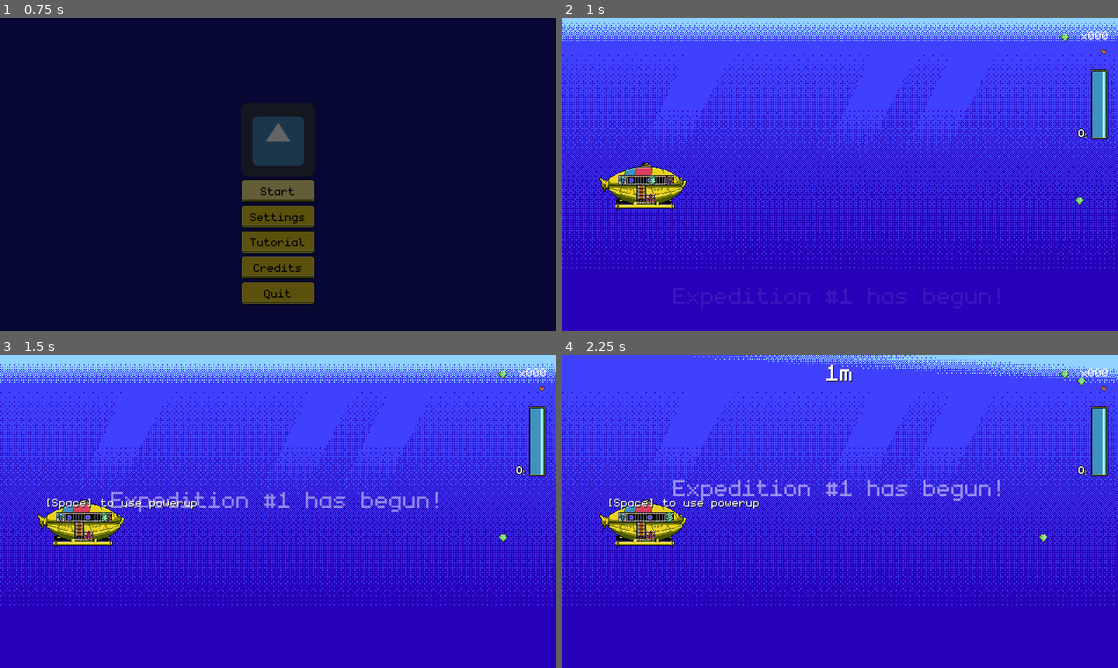
Above: before the commit, frames 1-4 (two rows, left to right).
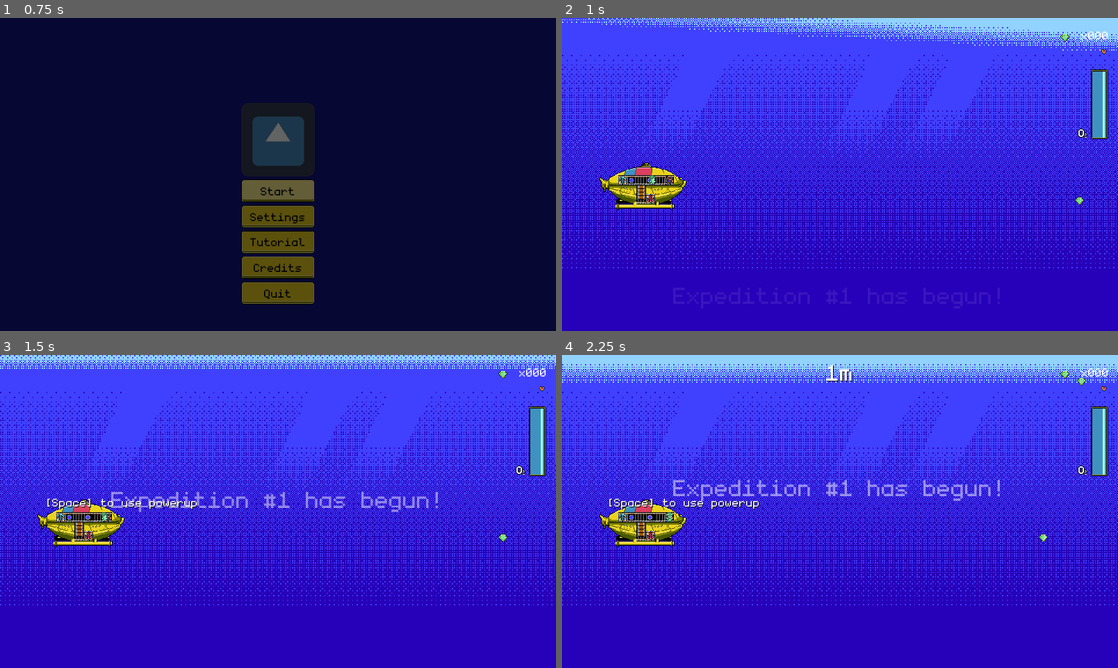
Above: after the commit, the same moments.

Repository: dmitriy-shmilo/gwj41
Game: Godot game, scene res://title_screen/title_screen.tscn
Two runs of this game, one before a commit and one after it. Both use one fixed random seed, a clock stepped at 60 frames per second and the inputs below. The engine's default icon, where the game draws it, is replaced by a stand-in: a white triangle on a blue panel in a dark square. Sound files missing from this copy of the repository are replaced by a short silence.
Inputs (mouse positions are in pixels of both pictures, inside the frame that each line leads up to):
- Up to frame 1 (0.75 s): click "Start" at 0.5 s
- Up to frame 2 (1 s): no input
- Up to frame 3 (1.5 s): tap Enter at 1.25 s; move the mouse to (400, 495) at 1.27 s; hold D (right) from 1.28 s (still down); hold Space (interact) from 1.28 s (still down); click (400, 495) at 1.42 s
- Up to frame 4 (2.25 s): move the mouse to (728, 527) at 2.02 s; release D (right) at 2.03 s; release Space (interact) at 2.03 s; hold S (down) from 2.03 s (still down); tap Space (interact) at 2.1 s

Frame 1 is identical in both runs. In frame 2, 2.3% of the frame differs, in the area x 0-100%, y 0-11%; in frame 3, 3.3%; in frame 4, 3.8%, in the area x 0-100%, y 0-9%.

Commit message:
Screen shake on damage.

Diff:
--- a/src/game_screen/game_screen.gd
+++ b/src/game_screen/game_screen.gd
@@ -14,6 +14,7 @@
 onready var _gui: Gui = $"Gui"
 onready var _submarine: Submarine = $"Submarine"
 onready var _soundtrack_player: AudioStreamPlayer = $"SoundtrackPlayer"
+onready var _screen_shaker: Shaker = $"ScreenShaker"
 
 var _max_lives = 1
 var _lives = 1
@@ -123,6 +124,7 @@
 			_invincibility_left = INVINCIBILITY_TIME
 			_set_lives(_lives - 1)
 			_submarine.start_blinking()
+			_screen_shaker.shake_vertical(self, "position", 25)
 		item.disappear()
 
 
--- a/src/game_screen/game_screen.tscn
+++ b/src/game_screen/game_screen.tscn
@@ -10,6 +10,8 @@
 [ext_resource path="res://assets/art/oxygen_icon.tres" type="Texture" id=8]
 [ext_resource path="res://assets/art/ocean.png" type="Texture" id=9]
 [ext_resource path="res://assets/sound/ocean_dive.ogg" type="AudioStream" id=10]
+[ext_resource path="res://util/shaker.tscn" type="PackedScene" id=11]
+[ext_resource path="res://assets/art/background.png" type="Texture" id=12]
 
 [sub_resource type="AtlasTexture" id=4]
 atlas = ExtResource( 9 )
@@ -89,9 +91,15 @@
 [node name="GameScreen" type="Node2D"]
 script = ExtResource( 1 )
 
+[node name="Background" type="Sprite" parent="."]
+position = Vector2( 0, -54 )
+scale = Vector2( 1, 1.24259 )
+texture = ExtResource( 12 )
+centered = false
+
 [node name="BackgroundWater" type="AnimatedSprite" parent="."]
 frames = SubResource( 18 )
-frame = 12
+frame = 7
 playing = true
 centered = false
 
@@ -269,6 +277,8 @@
 stream = ExtResource( 10 )
 bus = "Music"
 
+[node name="ScreenShaker" parent="." instance=ExtResource( 11 )]
+
 [connection signal="pressed" from="Gui/PauseContainer/VBoxContainer/HBoxContainer/QuitButton" to="." method="_on_QuitButton_pressed"]
 [connection signal="pressed" from="Gui/PauseContainer/VBoxContainer/HBoxContainer/ContinueButton" to="." method="_on_ContinueButton_pressed"]
 [connection signal="timeout" from="SpawnTimer" to="." method="_on_SpawnTimer_timeout"]
--- a/src/project.godot
+++ b/src/project.godot
@@ -68,6 +68,11 @@
 "class": "SettingsScene",
 "language": "GDScript",
 "path": "res://title_screen/settings/settings_scene.gd"
+}, {
+"base": "Node",
+"class": "Shaker",
+"language": "GDScript",
+"path": "res://util/shaker.gd"
 }, {
 "base": "KinematicBody2D",
 "class": "Submarine",
@@ -107,6 +112,7 @@
 "Powerup": "",
 "ScoreScreen": "",
 "SettingsScene": "",
+"Shaker": "",
 "Submarine": "",
 "TitleScene": "",
 "Treasure": "",
--- a/src/util/shaker.gd
+++ b/src/util/shaker.gd
@@ -1,4 +1,5 @@
 extends Node
+class_name Shaker
 
 const DEFAULT_STEPS = 5
 const DEFAULT_DURATION = 0.5
Binary file added: src/assets/art/background.png
Not shown, added: src/assets/art/background.png.import
Not shown: 1 places in src/game_screen/game_screen.tscn that only renumber resources
